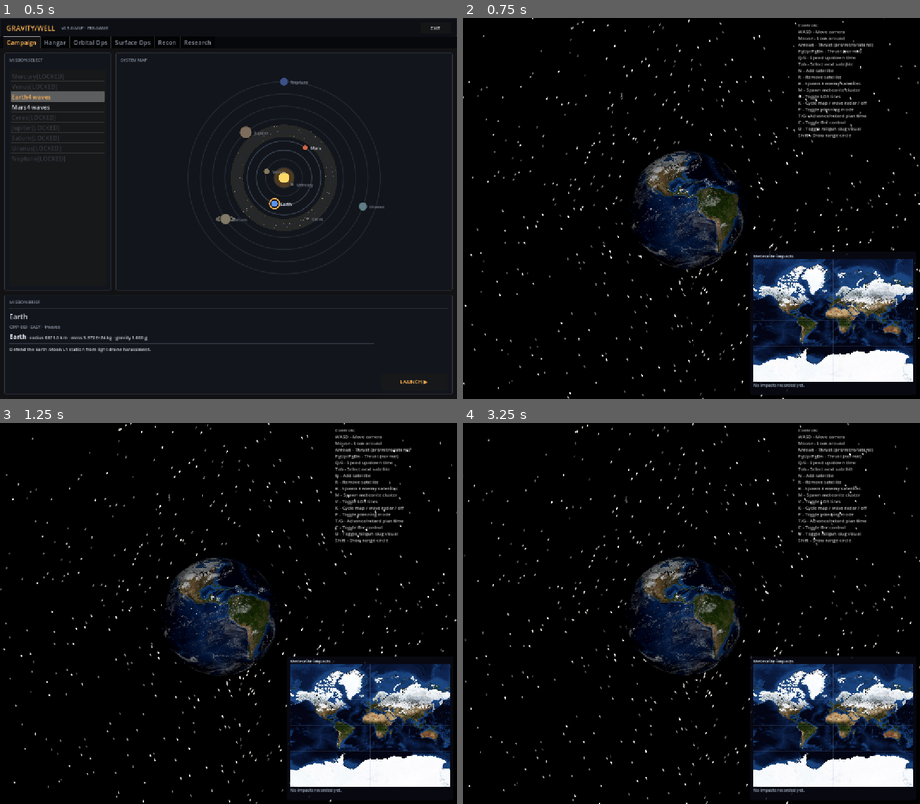
Above: before the commit, frames 1-4 (two rows, left to right).
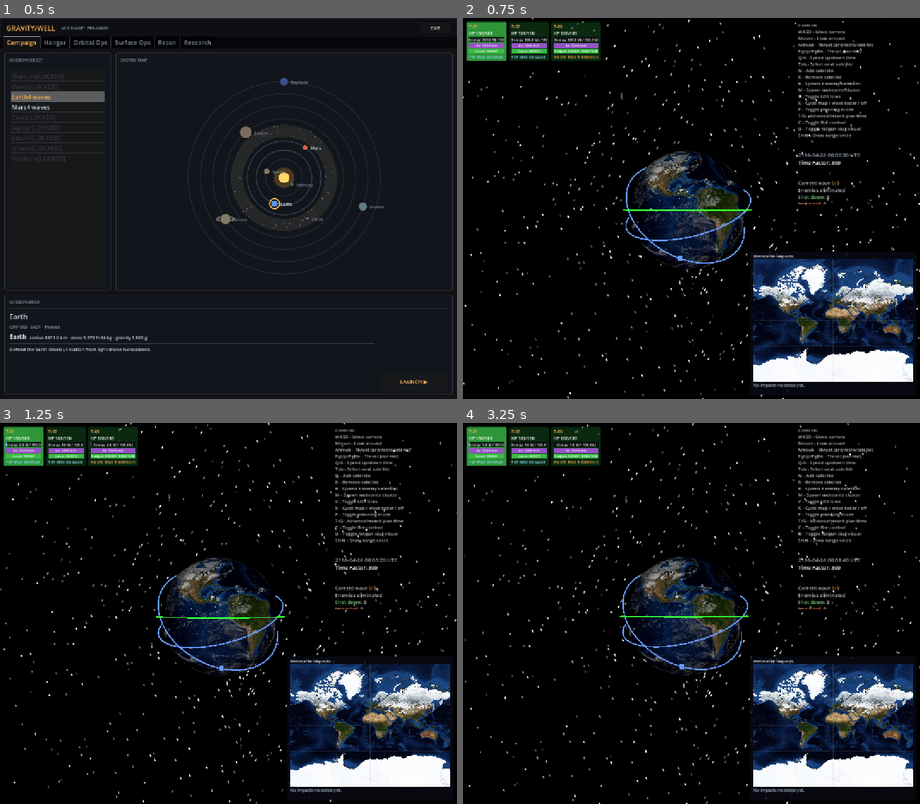
Above: after the commit, the same moments.

Repository: mellenburg/game
Game: Godot game, scene res://scenes/menu.tscn
The game is run twice, just before and just after one commit, with the same random seed, the same clock (stepped at 60 frames per second) and the same inputs.
Inputs (mouse positions are in pixels of both pictures, inside the frame that each line leads up to):
- Up to frame 1 (0.5 s): no input
- Up to frame 2 (0.75 s): click "LAUNCH ▶" at 0.5 s
- Up to frame 3 (1.25 s): no input
- Up to frame 4 (3.25 s): tap Enter (end_game) at 1.25 s; move the mouse to (714, 613) at 1.27 s; hold W (move_forward) 1.28-2 s; tap J (add_decaying_enemy) at 1.35 s; click (714, 613) at 1.42 s; click "Acknowledge ▶" at 2 s; click "LAUNCH ▶" at 2.75 s

Frame 1 is identical in both runs. In frame 2, 3.5% of the frame differs, in the area x 0-88%, y 0-65%; in frame 3, 3.5%; in frame 4, 3.5%.
Error before the commit: Parse Error: Assigned value for constant "METEORITE_PERIAPSIS_TARGET_KM" isn't a constant expression. (res://scripts/spawn_director.gd:64)

Commit message:
Convert METEORITE_PERIAPSIS_TARGET_KM to a function
Same parse-error class as the previous SAFE_PERIAPSIS_KM fix: this
const referenced EarthOrbit.EARTH_RADIUS_KM (now a runtime-mutable
static var) inside a parenthesised initialiser that spanned a line
break, which the earlier sweep missed. SpawnDirector silently failed
to load — the assignment in EarthSystem._ready left spawn_director at
null, so every _process tick on the Mars stage hit 'Nonexistent
function tick_waves in base Nil'.

Surfaces as meteorite_periapsis_target_km() with a sibling
METEORITE_PERIAPSIS_TARGET_FRACTION const for the 0.9 magic number.
Updated the single caller in _build_spec.

Diff:
--- a/godot/scripts/spawn_director.gd
+++ b/godot/scripts/spawn_director.gd
@@ -57,12 +57,17 @@
 const METEORITE_RADIAL_SPEED_MAX: float = 7.0
 const METEORITE_TANGENTIAL_SPEED_MIN: float = 0.4
 const METEORITE_TANGENTIAL_SPEED_MAX: float = 1.6
-# Margin: target r_p strictly less than EARTH_RADIUS so impact is
-# unambiguous under propagator step-size (the surface-cross termination
-# samples r at step boundaries and via the perihelion-cross detector).
-const METEORITE_PERIAPSIS_TARGET_KM: float = (
-	EarthOrbit.EARTH_RADIUS_KM * 0.9
-)
+# Target periapsis (km) for clamped meteorite trajectories: 90% of the
+# active body's surface radius. Strictly less than the surface so the
+# surface-cross termination is unambiguous under propagator step-size
+# (it samples r at step boundaries and via the perihelion-cross detector).
+# Surfaces as a function because EarthOrbit.EARTH_RADIUS_KM is now a
+# runtime-mutable static var (per-mission body) — a `const` would
+# refuse to compile against a non-constant initialiser.
+const METEORITE_PERIAPSIS_TARGET_FRACTION: float = 0.9
+
+static func meteorite_periapsis_target_km() -> float:
+	return EarthOrbit.EARTH_RADIUS_KM * METEORITE_PERIAPSIS_TARGET_FRACTION
 # Cluster scatter relative to the storm's nominal entry point. Thousands
 # of km of lateral offset + altitude jitter so the three trajectory
 # lines fan out clearly on screen rather than overlapping; per-axis
@@ -842,7 +847,7 @@
 	)
 	var vel := base_velocity + vel_jitter
 	vel = EarthOrbit.clamp_velocity_for_periapsis(
-		pos, vel, METEORITE_PERIAPSIS_TARGET_KM
+		pos, vel, meteorite_periapsis_target_km()
 	)
 	sat.orbit = EarthOrbit.new(pos, vel)
 	return sat
